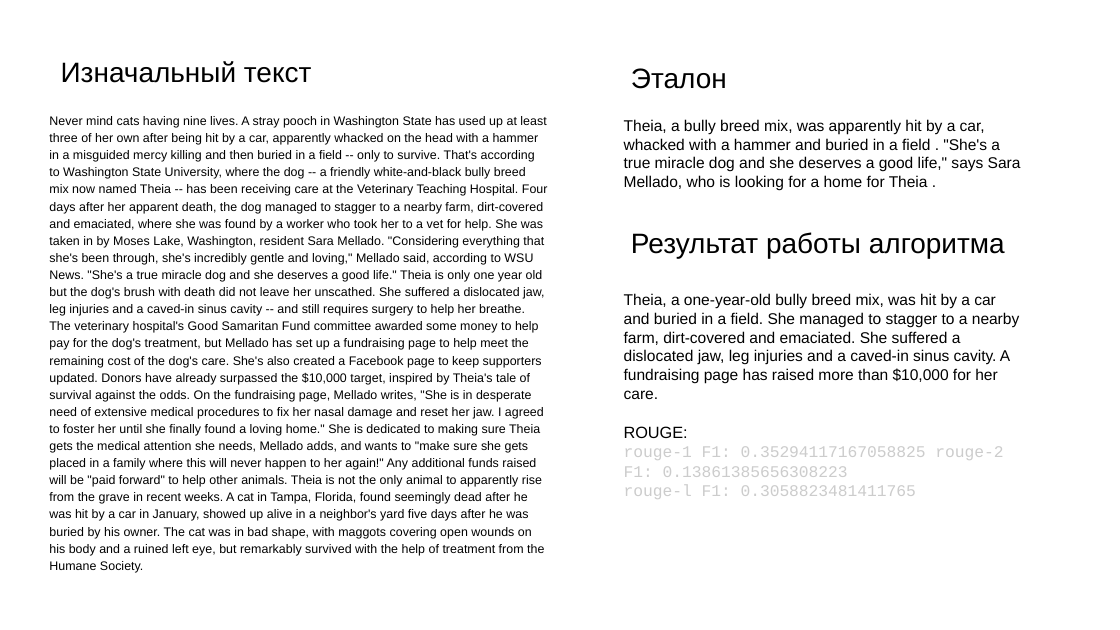
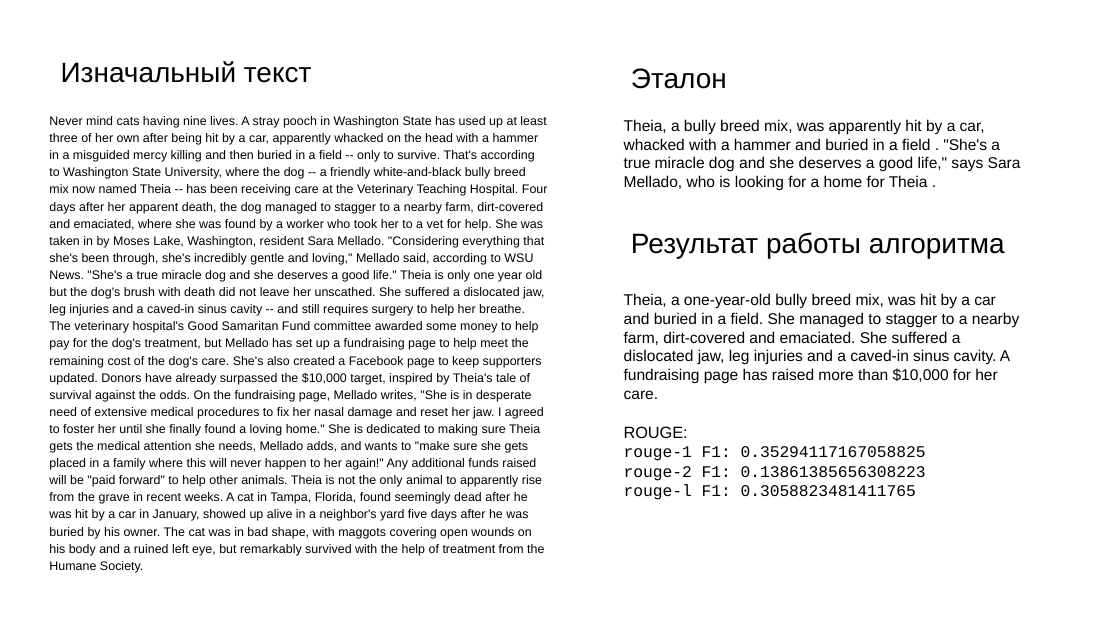
Before and after one commit to IvanEfremovSPBU/Text-Summarization, a slide deck: slide 17 of Суммаризация.pptx. Drawn at 1120x630 pixels with LibreOffice and Linux fonts; fonts in the diff are those of the drawing. Boxes give left, top, right and bottom in pixels: in the first picture for what was removed or moved away, otherwise in the second. Text is boxed around its words. In the diff, an @@ line names an element or a change of style, - is before the commit and + after.

```diff
--- a/Суммаризация.pptx
+++ b/Суммаризация.pptx
@@ text at (x1=624, y1=446, x2=926, y2=481): text changed; text colour #CCCCCC to #000000 @@
-rouge-1 F1: 0.35294117167058825 rouge-2 F1: 0.13861385656308223
+rouge-1 F1: 0.35294117167058825
+rouge-2 F1: 0.13861385656308223
@@ text at (x1=624, y1=484, x2=916, y2=500): text colour #CCCCCC to #000000 in "rouge-l F1: 0.3058823481411765" @@
```
Also in this commit, not shown: 8 other slides changed, 2 other files.
